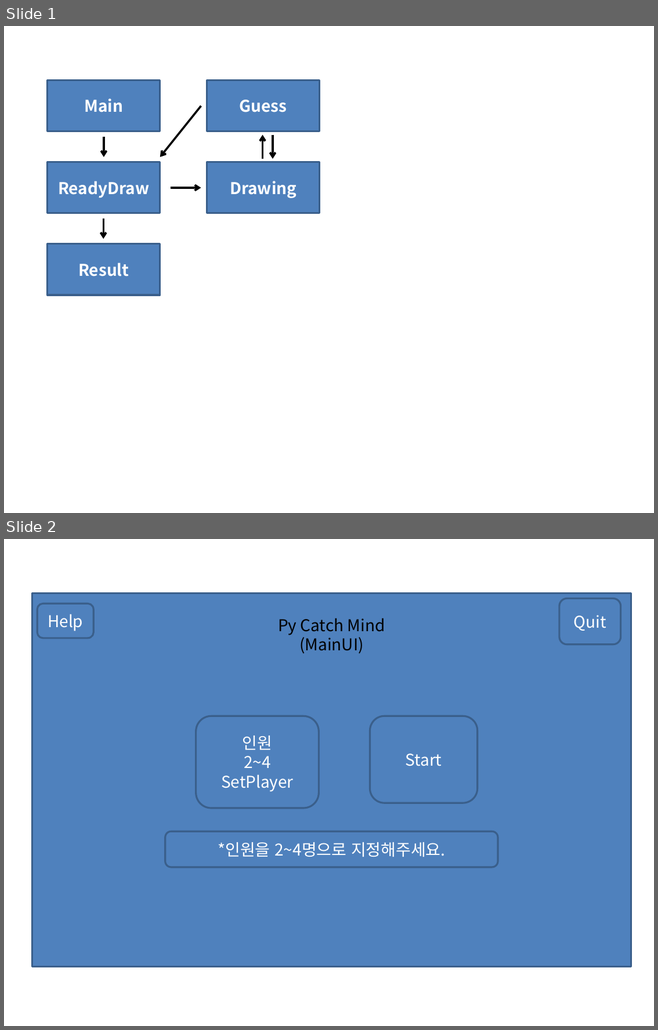
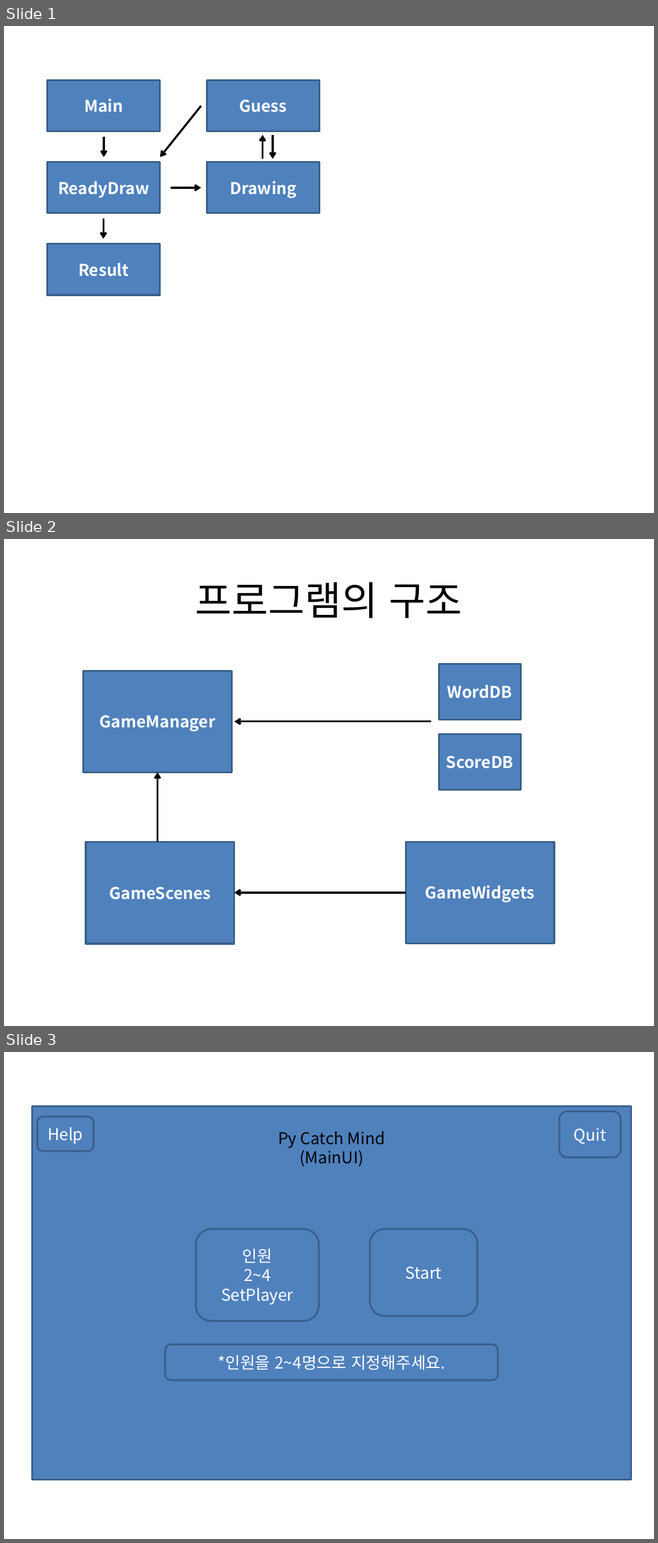
Before and after one commit to wavyfire/Pygame-CatchMind, a slide deck: 도식도.pptx. Shown one above the other, each under a label of ours: slides 1 and 2 before the commit, slides 1, 2 and 3 after it. The pictures are 658x1030 and 658x1543 pixels, drawn with LibreOffice and Linux fonts; fonts in the diff are those of the drawing. Boxes give left, top, right and bottom in pixels: in the first picture for what was removed or moved away, otherwise in the second. Text is boxed around its words. In the diff, an @@ line names an element or a change of style, - is before the commit and + after.

Commit message:
GameManager 외 몇 가지
GameManager
- Trigger를 사용해서 Scene을 전환하는 코드
- 클릭 이벤트 코드

GameScenes
- 생성자에 트리거 요소 추가
- 어떤 버튼이 클릭되었는지 알려주는 ClickCheck 메소드 추가
-- GameWidgets / Button 클래스의 Clickchecker 메소드 이용

GameWidgets
- ClickChecker 메소드 구현

images 에 background 추가

기획서 수정

도식도에 프로그램 구조 설명 추가

```diff
--- a/도식도.pptx
+++ b/도식도.pptx
@@ slide 2 added at bbox=[4, 539, 654, 1026], background #FFFFFF @@
@@ title added at bbox=[195, 582, 462, 618], 44 pt, text #000000 @@
+프로그램의 구조
@@ rectangle added at bbox=[83, 671, 231, 772], fill #4F81BD, outline #3A5F8C 2 pt, 18 pt, text #FFFFFF, bold @@
+GameManager
@@ rectangle added at bbox=[438, 664, 520, 719], fill #4F81BD, outline #3A5F8C 2 pt, 18 pt, text #FFFFFF, bold @@
+WordDB
@@ arrow added from (431, 722) to (234, 722), #000000 2.25 pt @@
@@ rectangle added at bbox=[438, 734, 520, 790], fill #4F81BD, outline #3A5F8C 2 pt, 18 pt, text #FFFFFF, bold @@
+ScoreDB
@@ arrow added from (157, 842) to (157, 772), #000000 2.25 pt @@
@@ rectangle added at bbox=[86, 842, 234, 944], fill #4F81BD, outline #3A5F8C 2 pt, 18 pt, text #FFFFFF, bold @@
+GameScenes
@@ rectangle added at bbox=[405, 842, 554, 943], fill #4F81BD, outline #3A5F8C 2 pt, 18 pt, text #FFFFFF, bold @@
+GameWidgets
@@ arrow added from (405, 892) to (234, 892), #000000 2.25 pt @@
@@ what was slide 2 is now slide 3 @@
```
Also in this commit, not shown: 5 other files.
